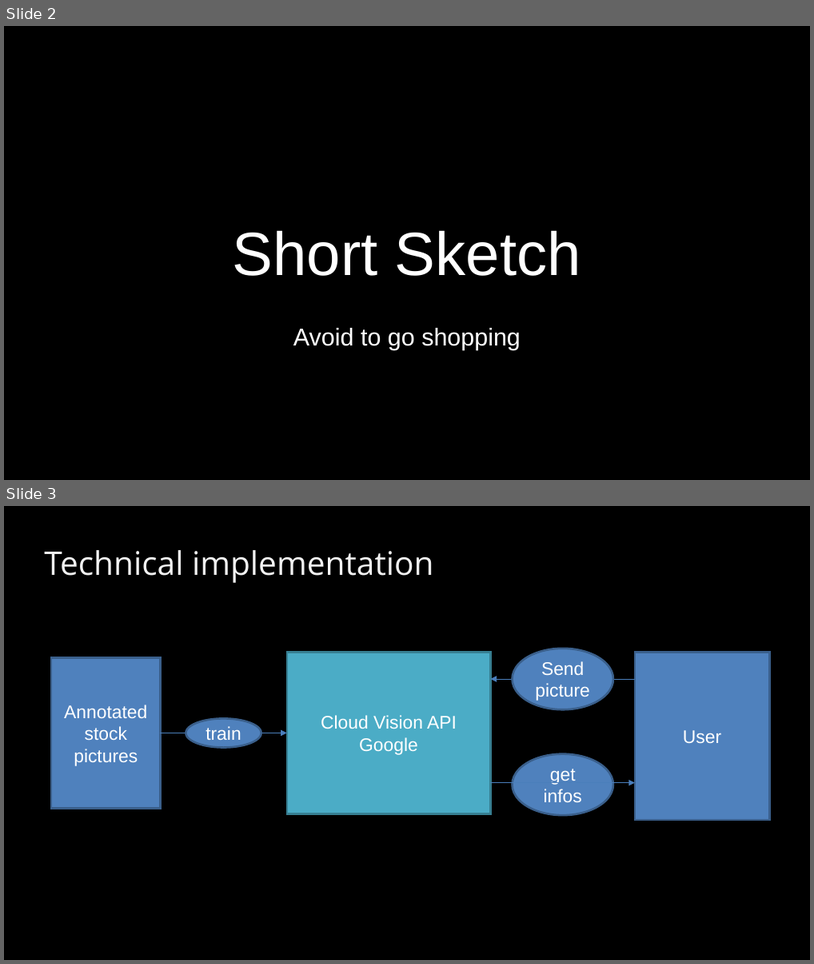
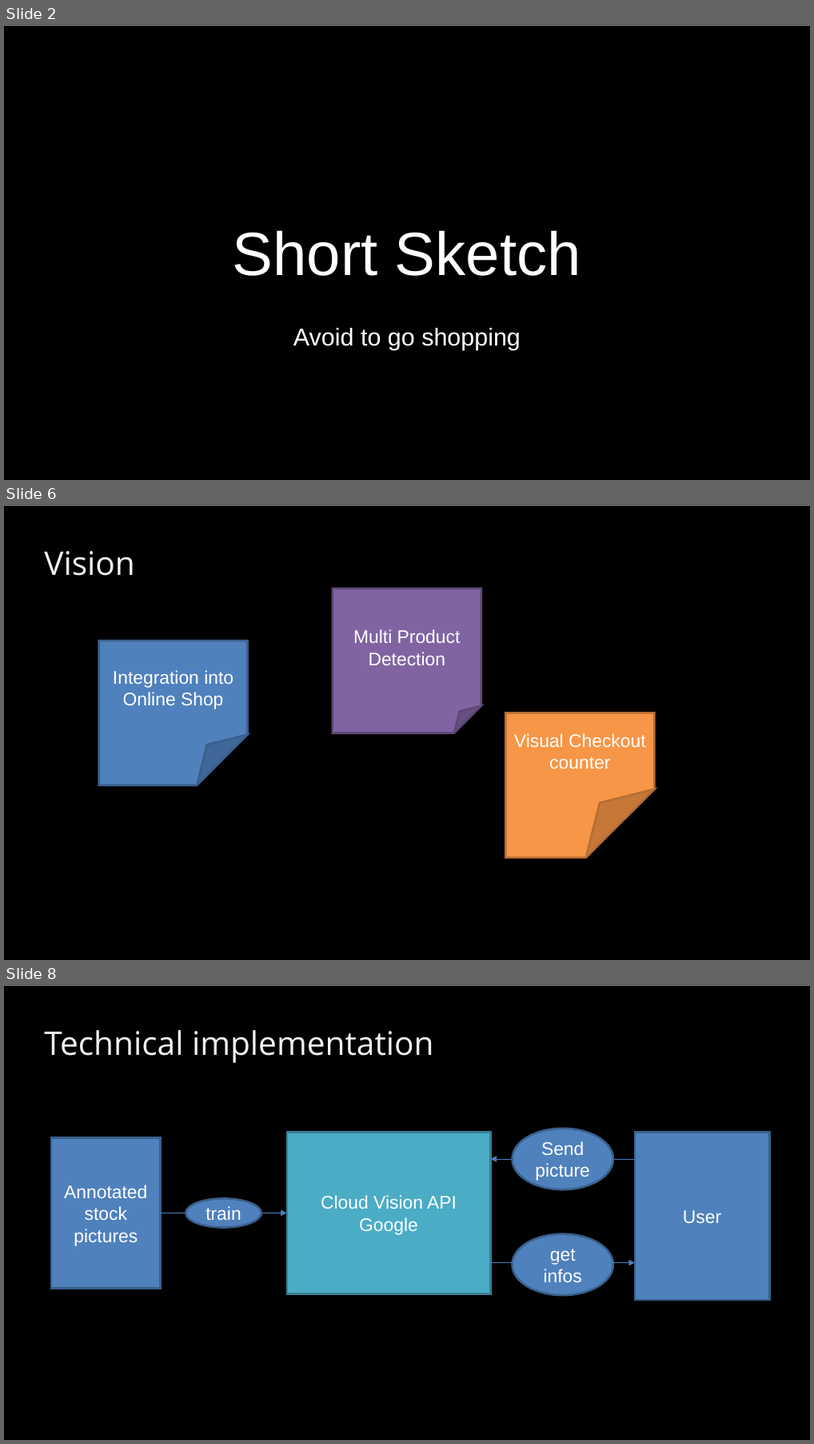
Before and after one commit to BaselHack/2021-team-5, a slide deck: presentation/presentation_v1.pptx. Shown one above the other, each under a label of ours: slides 2 and 3 before the commit, slides 2, 6 and 8 after it; the slides between them are not shown. The pictures are 814x964 and 814x1444 pixels, drawn with LibreOffice and Linux fonts; fonts in the diff are those of the drawing; background and template pictures are left out. Boxes give left, top, right and bottom in pixels: in the first picture for what was removed or moved away, otherwise in the second. Text is boxed around its words. In the diff, an @@ line names an element or a change of style, - is before the commit and + after.

```diff
--- a/presentation/presentation_v1.pptx
+++ b/presentation/presentation_v1.pptx
@@ slide 6 added at box(4, 506, 810, 960), background #000000 @@
@@ text added at box(44, 551, 135, 576), 32 pt, text #F2F2F2 @@
+Vision
@@ folded corner added at box(333, 588, 481, 733), fill #8064A2, outline #5F4A78 2 pt, 18 pt, text #FFFFFF @@
+Multi Product Detection
@@ folded corner added at box(99, 640, 248, 785), fill #4F81BD, outline #3A5F8C 2 pt, 18 pt, text #FFFFFF @@
+Integration into Online Shop
@@ folded corner added at box(506, 713, 654, 858), fill #F79646, outline #B76F34 2 pt, 18 pt, text #FFFFFF @@
+Visual Checkout
+counter
@@ what was slide 3 is now slide 8 @@
```
Also in this commit, not shown: 3 slides changed, 2 other slides added, 3 slides removed.
